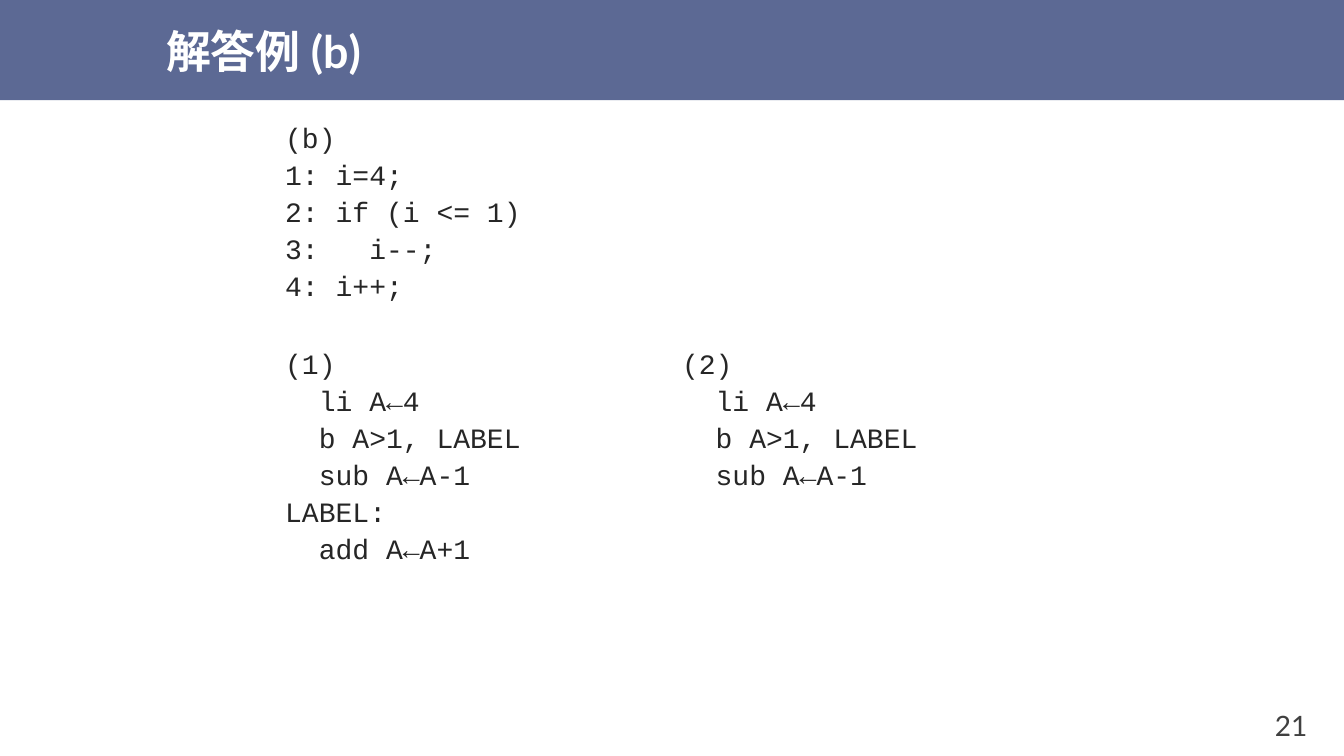
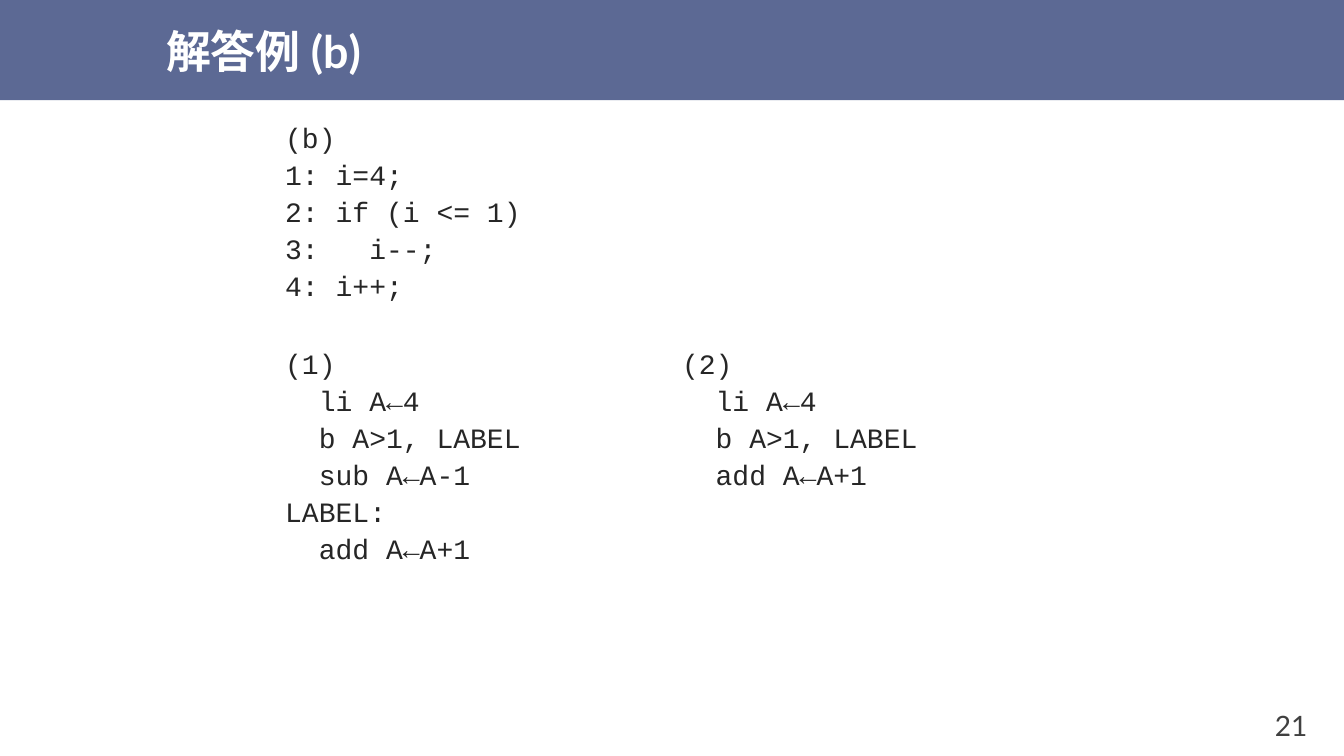
Before and after one commit to shioyadan/otya-computer-architecture-i, a slide deck: slide 21 of cai-shioya-03.pptx. Drawn at 1344x756 pixels with LibreOffice and Linux fonts; fonts in the diff are those of the drawing. Boxes give left, top, right and bottom in pixels: in the first picture for what was removed or moved away, otherwise in the second. Text is boxed around its words. In the diff, an @@ line names an element or a change of style, - is before the commit and + after.

```diff
--- a/cai-shioya-03.pptx
+++ b/cai-shioya-03.pptx
@@ text at bbox=[682, 354, 917, 486]: text changed @@
-(2)
-li A←4
-b A>1, LABEL
-sub A←A-1
+(2)
+li A←4
+b A>1, LABEL
+add A←A+1
```
Also in this commit, not shown: 3 other files.
